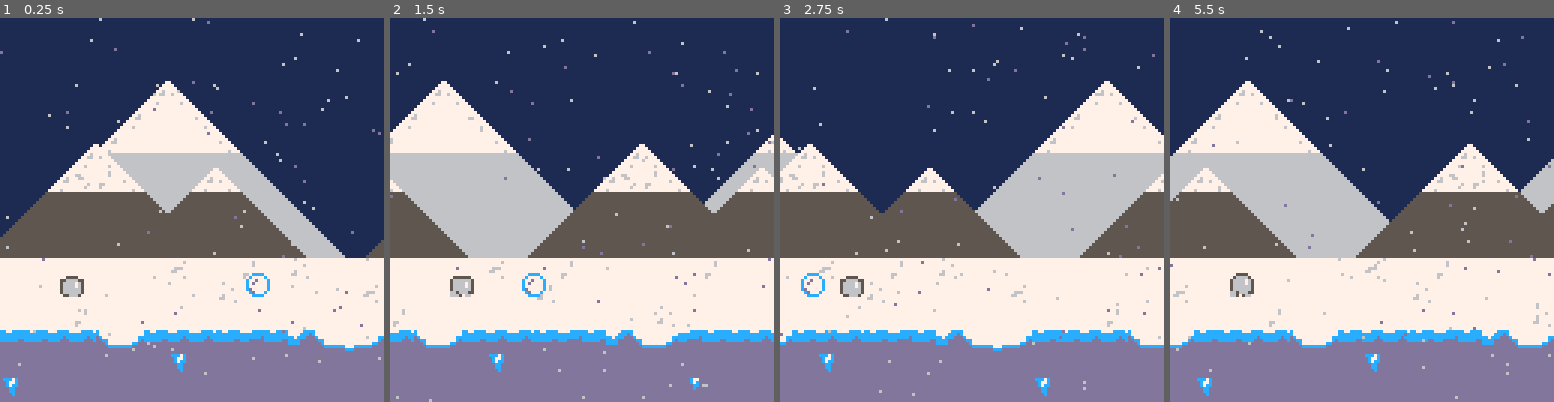
Above: before the commit, frames 1-4 (left to right).
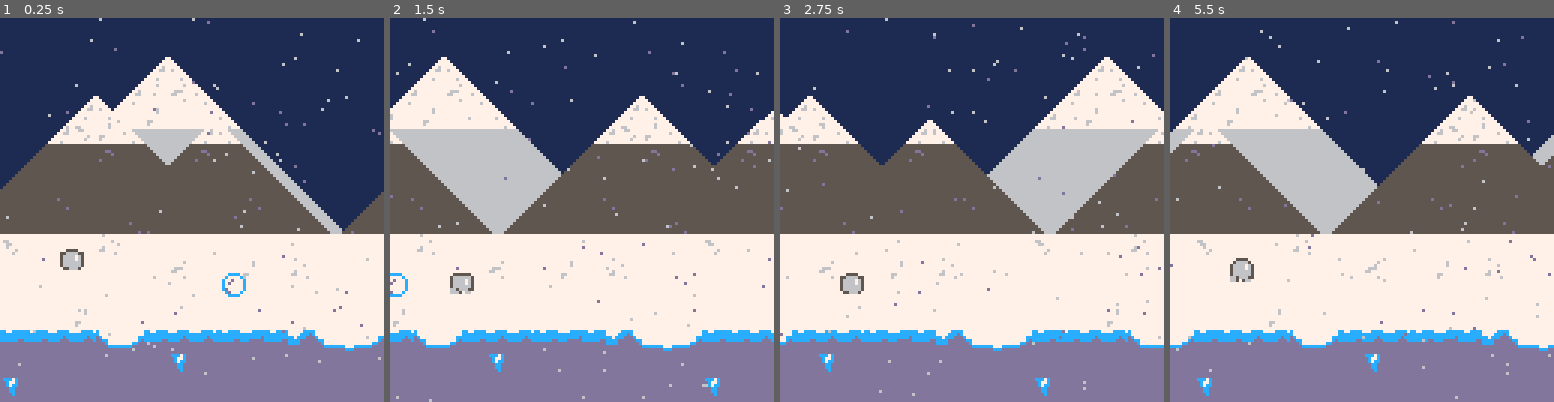
Above: after the commit, the same moments.

Repository: ejames0711/runner
Game: PICO-8 cartridge runner.p8
Two runs of this game, one before a commit and one after it. Both use one fixed random seed, a clock stepped at 60 frames per second and the inputs below.
Inputs:
- Up to frame 1 (0.25 s): no input
- Up to frame 2 (1.5 s): tap X (X key) at 0.33, 1.07 s
- Up to frame 3 (2.75 s): tap X (X key) at 1.85 s
- Up to frame 4 (5.5 s): tap X (X key) at 2.97, 4.08, 5.2 s

The runs differ from the first frame. In frame 1, 23% of the frame differs, in the area x 0-100%, y 10-75%; in frame 2, 24%, in the area x 0-100%, y 10-99%; in frame 3, 24%; in frame 4, 24%.

Commit message:
add gravity

Diff:
--- a/runner.p8
+++ b/runner.p8
@@ -6,9 +6,9 @@
 	plyr.spr=2
 	plyr.timer=0
 	plyr.x=20
-	plyr.y=85
+	plyr.y=60
 
-	//add left and right values to background objetcs then loop in helpers
+	gravity=3
 
 	ground={}
 	ground.x=0
@@ -22,9 +22,12 @@
 	mnt.x=0
 	mnt.spd=1
 
+	bckgrnd={ground,hill,mnt}
+
 	sb = {}
 	sb.spr=6
 	sb.timer=0
+	sb.spd=2
 	sb.x=90
 	sb.y=85
 
@@ -36,11 +39,25 @@
 end
 
 function _update()
-	sb.x-=1
 
-	upd_bckgrnd(ground,-254,0)
-	upd_bckgrnd(hill,-127,0)
-	upd_bckgrnd(mnt,-127,0)
+	//turn off gravity, then use timer to turn back on and apply velocity
+	if btnp(❎) then
+		gravity=0
+		plyr.y-=20
+	else
+		gravity=2
+	end
+
+
+	sb.x-=sb.spd
+
+	if mget(plyr.x/8,(plyr.y+4)/8)~=26 then
+		plyr.y+=gravity
+	end
+
+	for k,v in pairs(bckgrnd) do
+		upd_bckgrnd(v)
+	end
 
 	anim_w_frames(plyr,1,4,3)
 	anim_w_frames(sb,6,8,5)
@@ -50,8 +67,8 @@
 
 function _draw()
 	cls(1)
-	draw_bckgrnd(68,0,mnt,5,16)
-	draw_bckgrnd(50,0,hill,10,16)
+	draw_bckgrnd(68,1,mnt,5,16)
+	draw_bckgrnd(50,2,hill,10,16)
 	draw_bckgrnd(0,0,ground)
 	snow()
 	spr(plyr.spr,plyr.x,plyr.y)
@@ -59,7 +76,7 @@
 end
 -->8
 function init_snow()
-	 for i=1,100 do
+	for i=1,100 do
   add(snowx,flr(rnd(128)))
   add(snowy,flr(rnd(128)))
   add(snowspd,rnd(1.5)+0.5)
@@ -92,9 +109,9 @@
 end
 -->8
 --helpers
-function upd_bckgrnd(obj,left,right)
+function upd_bckgrnd(obj)
 	obj.x-=obj.spd
-	if obj.x<left then obj.x=right end
+	if obj.x<-127 then obj.x=0 end
 end
 
 function draw_bckgrnd(celx,cely,obj,sx,sy)
@@ -132,28 +149,36 @@
 0055555555555500006666666666660000777777777777005555555555555555777555557667777777777777ddddcddddddddddd76677777ccc777ccddddcccc
 0555555555555550066666666666666007777777777777705555555555555555555555557677777777777777dddddddddddddddd77777767dddcccdddddddddd
 5555555555555555666666666666666677776777777767775555555555555555555555557777777777777777dddddddddddddddd77777777dddddddddddddddd
-55555555000000006666666600000000777777770000000000000000000000000000000077777777000000000000000000000000000000000000000000000000
-55555555000000006666666600000000777777770000000000000000000000000000000077777777000000000000000000000000000000000000000000000000
-555555550000000066666666000000007667777700000000000000000000000000000000777777cc000000000000000000000000000000000000000000000000
-555555550000000066666666000000007766777700000000000000000000000000000000777777cd000000000000000000000000000000000000000000000000
-5555555500000000666666660000000077777777000000000000000000000000000000007777ccdd000000000000000000000000000000000000000000000000
-555555550000000066666666000000007777767700000000000000000000000000000000ccccdddd000000000000000000000000000000000000000000000000
-555555550000000066666666000000007777677700000000000000000000000000000000dddddddd000000000000000000000000000000000000000000000000
-555555550000000066666666000000007777777700000000000000000000000000000000dddddddd000000000000000000000000000000000000000000000000
+55555555555555556666666666666666777777770000000000000000000000000000000077777777777777770000000000000000000000000000000000000000
+55555555555555556666666666666666777777770000000000000000000000000000000077777777777777770000000000000000000000000000000000000000
+555d5555555dd55566566566666656667667777700000000000000000000000000000000777777cc777777770000000000000000000000000000000000000000
+5555555555555d5566666656666566667766777700000000000000000000000000000000777777cd777777770000000000000000000000000000000000000000
+5555555555555555666666666655666677777777000000000000000000000000000000007777ccdd777777770000000000000000000000000000000000000000
+555555d55d55555566666666666666667777767700000000000000000000000000000000ccccdddd777777770000000000000000000000000000000000000000
+555555555555555566666666666665567777677700000000000000000000000000000000dddddddd777777770000000000000000000000000000000000000000
+555555555555555566666666666666667777777700000000000000000000000000000000dddddddd777777770000000000000000000000000000000000000000
+55555555000000006666666600000000000000000055550000555566000055000000000000555500000000000000000000000000000000000000000000000000
+55555555000000006666666600000000000000000566675005666666055566500555555005666650000000000000000000000000000000000000000000000000
+55555555000000006666666600000000000000005666676557766666566666655666666556666765000000000000000000000000000000000000000000000000
+55555555000000006666666600000000000000005666666556666665566666655666666556666765000000000000000000000000000000000000000000000000
+55555555000000006666666600000000000000005666666556666665566666655666666556666665000000000000000000000000000000000000000000000000
+55555555000000006666666600000000000000005666666556666665567666656666776556666665000000000000000000000000000000000000000000000000
+55555555000000006666666600000000000000000555666605556650057666506666665056666550000000000000000000000000000000000000000000000000
+55555555000000006666666600000000000000000000566600005500005555006655550006665000000000000000000000000000000000000000000000000000
 __map__
 0000000000000000000000000000000000000000000000000000000000000000000000000000000000000000000000000000000000000000000000000000000000000000000000000000000000000000000000000000000000000000000000000000000000000000000000000000000000000000000000000000000000000000
 0000000000000000000000000000000000000000000000000000000000000000000000000000000000000000000000000000000000000000000000000000000000000000000000000000000000000000000000000000000000000000000000000000000000000000000000000000000000000000000000000000000000000000
 0000000000000000000000000000000000000000000000000000000000000000000000000000000000000000000000000000000000000000000000000000000000000000000000000000001415000000000000000000000000000000000000000000000000000000000000000000000000000000000000000000000000000000
-0000000000000000000000000000000000000000000000000000000000000000000000000000000000000000000000000000000000000000000000000000000000000000000000000000141a1a150000000000000000000000000000000000000000000000000000000000000000000000000000000000000000000000000000
-00000000000000000000000000000000000000000000000000000000000000000000000000000000000000000000000000000000000000141500000000000000000000000000000000141a1a1a1a1500000000000000000000000000000000000000000000000000000000000000000000000000000000000000000000000000
-0000000000000000000000000000000000000000000000000000000000000000000000000000000000000000000000000000000000001424191500001415000000000000000000001222222222222213000000000000000000001415141500001415000000000000000000000000000000000000000000000000000000000000
-0000000000000000000000000000000000000000000000000000000000000000000000000000000000000000000000000000000000102020202011102020110000000000000000122222222222222222130000000000000000102020202011102020110000000000000000000000000000000000000000000000000000000000
-0000000000000000000000000000000000000000000000000000000000000000000000000000000000000000000000000000000010202020202020202020201100000000000012222222222222222222221300000000000010202020202020202020201100000000000000000000000000000000000000000000000000000000
-0000000000000000000000000000000000000000000000000000000000000000000000000000000000000000000000000000001020202020202020202020202011000000001222222222222222222222222213000000001020202020202020202020202011000000000000000000000000000000000000000000000000000000
-0000000000000000000000000000000000000000000000000000000000000000000000000000000000000000000000000000102020202020202020202020202020110000122222222222222222222222222222130000102020202020202020202020202020110000000000000000000000000000000000000000000000000000
-1d1a1a1a1a1a1a1a1a1a1a0e1a1a191a1a1a1a1a191a1a1a1d1a1a1a1a1a1a1a1d1a1a1a1a1a1a1a1a1a1a0e1a1a191a0000000000000000000000000000000000000000000000000000000000000000000000000000000000000000000000000000000000000000000000000000000000000000000000000000000000000000
-1a1a1a0e1a1a1a1a1a1a1a1a1a1d1a1a1a1a1a1a1a1a1a1a1a1a1a1a1a0e1a1a1a1a1a0e1a1a1a1a1a1a1a1a1a1d1a1a0000000000000000000000000000000000000000000000000000000000000000000000000000000000000000000000000000000000000000000000000000000000000000000000000000000000000000
-1a1a1a1a1a1a1a191a1a1a1a1a1a1a1a1a1a1d1a1a1a1a1a1a1a1a1a1a1a1a1a1a1a1a1a1a1a1a191a1a1a1a1a1a1a1a0000000000000000000000000000000000000000000000000000000000000000000000000000000000000000000000000000000000000000000000000000000000000000000000000000000000000000
+0000000000000000000000000000000000000000000000000000000000000000000000000000000000000000000000000000000000000000000000000000000000000000000000000000141a0e150000000000000000000000000000000000000000000000000000000000000000000000000000000000000000000000000000
+00000000000000000000000000000000000000000000000000000000000000000000000000000000000000000000000000000000000000141500000000000000000000000000000000141a191a1a1500000000000000000000000000000000000000000000000000000000000000000000000000000000000000000000000000
+0000000000000000000000000000000000000000000000000000000000000000000000000000000000000000000000000000000000001424191500001415000000000000000000001232323232323213000000000000000000001415141500001415000000000000000000000000000000000000000000000000000000000000
+0000000000000000000000000000000000000000000000000000000000000000000000000000000000000000000000000000000000103030213011102130110000000000000000123232323232323232130000000000000000102020202011102020110000000000000000000000000000000000000000000000000000000000
+0000000000000000000000000000000000000000000000000000000000000000000000000000000000000000000000000000000010303030303030303030301100000000000012323232323232323232321300000000000010202020202020202020201100000000000000000000000000000000000000000000000000000000
+0000000000000000000000000000000000000000000000000000000000000000000000000000000000000000000000000000001030302030303030303030203011000000001232323232323232323232323213000000001020202020202020202020202011000000000000000000000000000000000000000000000000000000
+2a2a2a2a242a2a2a1d2a2a2a2a2a2a1a1a192a2a2a2a2a2a2a2a2a1d2a2a2a2a2a1a0e2a2a2a2a2a2a2a2a2a2a2a2a2a0000103030303030302030303030303030110000123232323232323232323232323232130000102020202020202020202020202020110000000000000000000000000000000000000000000000000000
+1d2a2a2a2a2a2a2a2a2a2a0e2a2a191a1a2a2a2a192a2a2a1d2a2a2a2a2a2a2a1d1a2a2a2a2a2a2a2a2a2a0e2a2a192a0000000000000000000000000000000000000000000000000000000000000000000000000000000000000000000000000000000000000000000000000000000000000000000000000000000000000000
+1a1a1a1a1a1a1a1a1a1a1a1a1a1a1a1a1a1a1a1a1a1a1a1a1a1a1a1a1a1a1a1a1a1a1a1a1a1a1a1a1a1a1a1a1a1a1a1a0000000000000000000000000000000000000000000000000000000000000000000000000000000000000000000000000000000000000000000000000000000000000000000000000000000000000000
+2a2a2a2a2a2a2a192a2a2a2a2a2a2a1a1a2a1d2a2a2a2a2a2a2a2a2a2a2a2a2a2a1a2a2a2a2a2a192a2a2a2a2a2a2a2a0000000000000000000000000000000000000000000000000000000000000000000000000000000000000000000000000000000000000000000000000000000000000000000000000000000000000000
 0d1f1e2909090c0c1f29090c0c090b090d1f290b09090c0d0c1f1e290a0a0d090d1f1e2909090c0c1f29090c0c090b090000000000000000000000000000000000000000000000000000000000000000000000000000000000000000000000000000000000000000000000000000000000000000000000000000000000000000
 0f0f0f0f0f0f0f0f0f0f0f1b0f0f0f0f0f0f0f0f0f0f0f1b0f0f0f0f1c0f0f0f0f0f0f0f0f0f0f0f0f0f0f1b0f0f0f0f0000000000000000000000000000000000000000000000000000000000000000000000000000000000000000000000000000000000000000000000000000000000000000000000000000000000000000
 0f0f0f0f1b0f0f0f0f0f0f0f0f0f0f0f0f0f0f1c0f0f0f0f0f0f0f0f0f0f0f0f0f0f0f0f1b0f0f0f0f0f0f0f0f0f0f0f0000000000000000000000000000000000000000000000000000000000000000000000000000000000000000000000000000000000000000000000000000000000000000000000000000000000000000
